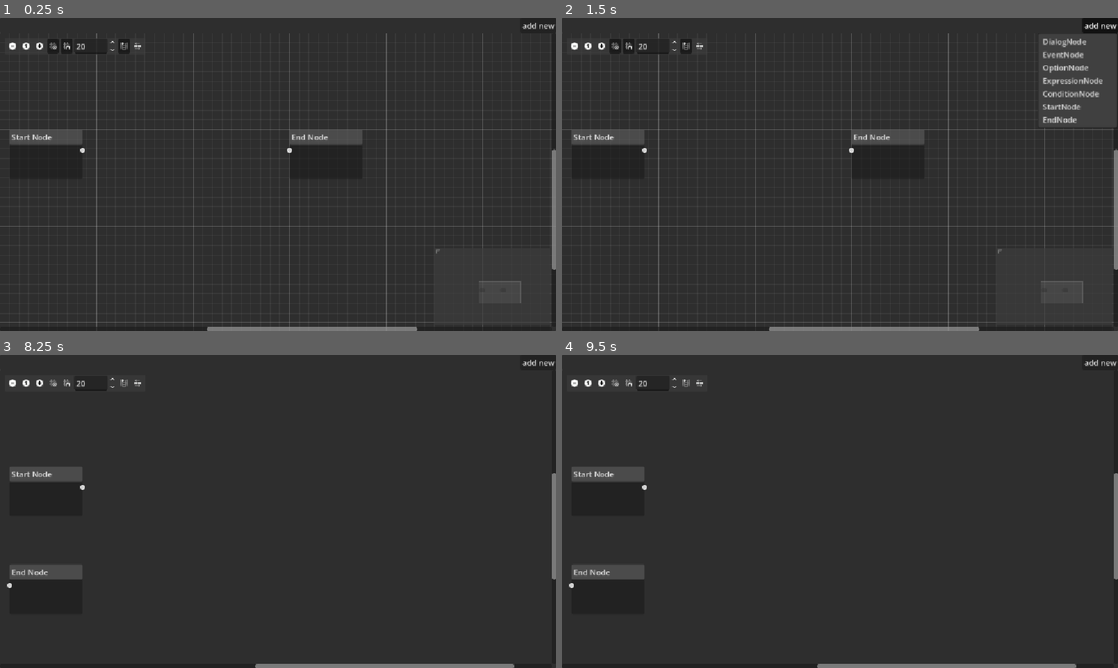
Above: before the commit, frames 1-4 (two rows, left to right).
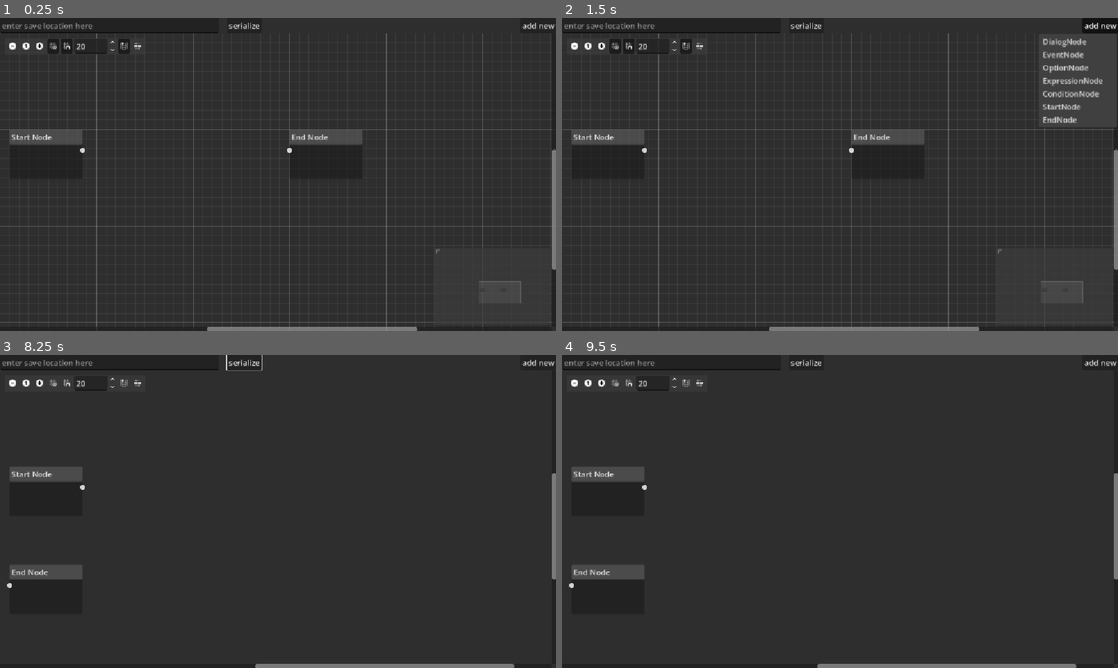
Above: after the commit, the same moments.

Repository: master172/NewDialogueSystem
Game: Godot game, scene res://src/editor/dialog_editor.tscn
Same seed, same stepped clock (60 frames per second), same inputs: the game is played once before the commit and once after it. The project has no main scene, so this scene is started directly.
Inputs (mouse positions are in pixels of both pictures, inside the frame that each line leads up to):
- Up to frame 1 (0.25 s): no input
- Up to frame 2 (1.5 s): click (806, 24) at 0.5 s, where only the run after the commit has a clickable "serialize"; click "add new" at 1.25 s
- Up to frame 3 (8.25 s): click "add new" at 2 s; click (11, 383) at 2.75 s; click (38, 383) at 3.5 s; click (55, 383) at 4.25 s; click (66, 383) at 5 s; click (122, 383) at 5.75 s; click (139, 383) at 6.5 s; click (27, 383) at 7.25 s; tap Enter (ui_accept) at 8 s; hold Up (ui_up) from 8.03 s (still down)
- Up to frame 4 (9.5 s): tap Enter (ui_accept) at 8.27, 8.75, 9.02 s; release Up (ui_up) at 8.78 s; hold Down (ui_down) from 8.78 s (still down)

The runs differ from the first frame. In frame 1, 0.4% of the frame differs, in the area x 0-47%, y 1-5%; in frame 2, 0.4%; in frame 3, 0.4%, in the area x 0-48%, y 0-6%; in frame 4, 0.4%.

Commit message:
make the editor be able to seralize and save the graph

Diff:
--- a/src/editor/DialogueNodes/components/option.gd
+++ b/src/editor/DialogueNodes/components/option.gd
@@ -4,6 +4,8 @@
 @export var option_text: LineEdit
 @export var visible_condition: CodeEdit
 @export var disabled_condition: CodeEdit
+
+var assigned_option:int
 
 func serialize()->DialogueOptionResource:
 	var option:DialogueOptionResource = DialogueOptionResource.new()
--- a/src/editor/DialogueNodes/condition_node.gd
+++ b/src/editor/DialogueNodes/condition_node.gd
@@ -6,3 +6,16 @@
 	var condition_node:DialogueConditionNode = DialogueConditionNode.new()
 	condition_node.conditon = code_edit.text
 	return condition_node
+
+func get_connections(name_to_index:Dictionary[StringName,int],connection_map:Array[Dictionary])->Array[DialogueConnection]:
+	var connections:Array[DialogueConnection] = []
+	for i:Dictionary in connection_map:
+		if i["from_node"] == self.name:
+			var connection:DialogueConnection = DialogueConnection.new()
+			connection.from_id = name_to_index[self.name]
+			connection.from_port = i["from_port"]
+			connection.to_id = name_to_index[i["to_node"]]
+			connection.to_port = i["to_port"]
+			connections.append(connection)
+
+	return connections
--- a/src/editor/DialogueNodes/dialogue_editor_node.gd
+++ b/src/editor/DialogueNodes/dialogue_editor_node.gd
@@ -2,3 +2,14 @@
 class_name DialogueEditorNode
 
 @abstract func seralize()->BaseDialogueNode
+
+func get_connections(name_to_index:Dictionary[StringName,int],connection_map:Array[Dictionary])->Array[DialogueConnection]:
+	var connection:DialogueConnection = DialogueConnection.new()
+	connection.from_id = name_to_index[self.name]
+	connection.from_port = 0
+	for i:Dictionary in connection_map:
+		if i["from_node"] == self.name:
+			connection.to_id = name_to_index[i["to_node"]]
+			connection.to_port = i["to_port"]
+			return [connection]
+	return [connection]
--- a/src/editor/DialogueNodes/end_node.gd
+++ b/src/editor/DialogueNodes/end_node.gd
@@ -3,3 +3,6 @@
 func seralize()->BaseDialogueNode:
 	var end_node:DialogueEndNode = DialogueEndNode.new()
 	return end_node
+
+func get_connections(name_to_index:Dictionary[StringName,int],connection_map:Array[Dictionary])->Array[DialogueConnection]:
+	return []
--- a/src/editor/DialogueNodes/option_node.gd
+++ b/src/editor/DialogueNodes/option_node.gd
@@ -3,11 +3,28 @@
 @export var option: PackedScene
 
 var options:Array[DialogueEditorOption]=[]
+
+var next_id:int = 1
+var free_ids:Array[int]
+
+func get_current_id()->int:
+	if not free_ids.is_empty():
+		return free_ids.pop_back()
+
+	var id:int = next_id
+	next_id += 1
+	return id
+
+func free_id(id:int)->void:
+	free_ids.push_back(id)
+
 func _on_add_option_button_pressed() -> void:
 	var new_child:DialogueEditorOption = option.instantiate()
 	add_child(new_child,true)
+	var id:int = get_current_id()
+
 	set_slot(
-		get_child_count()-1,
+		id,
 		false,
 		0,
 		Color.WHITE,
@@ -15,7 +32,13 @@
 		0,
 		Color.WHITE,
 		)
+	new_child.assigned_option = id
 	options.append(new_child)
+	new_child.tree_exiting.connect(deallocate_id.bind(new_child))
+
+func deallocate_id(node:DialogueEditorOption)->void:
+	free_ids.push_back(node.assigned_option)
+	options.erase(node)
 
 func seralize()->BaseDialogueNode:
 	var option_node:DialogueOptionsNode = DialogueOptionsNode.new()
@@ -23,3 +46,16 @@
 		option_node.options.append(i.serialize())
 
 	return option_node
+
+func get_connections(name_to_index:Dictionary[StringName,int],connection_map:Array[Dictionary])->Array[DialogueConnection]:
+	var connections:Array[DialogueConnection] = []
+	for i:Dictionary in connection_map:
+		if i["from_node"] == self.name:
+			var connection:DialogueConnection = DialogueConnection.new()
+			connection.from_id = name_to_index[self.name]
+			connection.from_port = i["from_port"]
+			connection.to_id = name_to_index[i["to_node"]]
+			connection.to_port = i["to_port"]
+			connections.append(connection)
+
+	return connections
--- a/src/editor/dialog_editor.gd
+++ b/src/editor/dialog_editor.gd
@@ -1,5 +1,8 @@
 extends Control
 
+#TODO add loading these dialog graphs
+#requires converting a dialog grpah to a series of nodes and connections
+#and also a variable editor interface
 func _ready() -> void:
 	pass # Replace with function body.
 
--- a/src/editor/dialog_editor.tscn
+++ b/src/editor/dialog_editor.tscn
@@ -32,9 +32,9 @@
 [node name="ToolBarPanel" type="PanelContainer" parent="MainContainer" unique_id=1278189428]
 layout_mode = 2
 
-[node name="ToolBar" type="HBoxContainer" parent="MainContainer/ToolBarPanel" unique_id=357441540 node_paths=PackedStringArray("graph_edit", "add_button")]
+[node name="ToolBar" type="HBoxContainer" parent="MainContainer/ToolBarPanel" unique_id=357441540 node_paths=PackedStringArray("graph_edit", "add_button", "save_location")]
 layout_mode = 2
-alignment = 2
+theme_override_constants/separation = 16
 script = ExtResource("3_rhdo2")
 dialogue_node = ExtResource("2_t3hdj")
 event_node = ExtResource("4_kch8h")
@@ -45,9 +45,21 @@
 start_node = ExtResource("5_kkov0")
 graph_edit = NodePath("../../GraphEdit")
 add_button = NodePath("Button")
+save_location = NodePath("SaveLocation")
+
+[node name="SaveLocation" type="LineEdit" parent="MainContainer/ToolBarPanel/ToolBar" unique_id=277799374]
+custom_maximum_size = Vector2(454, -1)
+layout_mode = 2
+size_flags_horizontal = 3
+placeholder_text = "enter save location here"
+
+[node name="Seralize" type="Button" parent="MainContainer/ToolBarPanel/ToolBar" unique_id=1451819486]
+layout_mode = 2
+text = "serialize"
 
 [node name="Button" type="MenuButton" parent="MainContainer/ToolBarPanel/ToolBar" unique_id=973294961]
 layout_mode = 2
+size_flags_horizontal = 10
 text = "add new"
 flat = false
 
@@ -58,6 +70,8 @@
 _end_node = ExtResource("4_3k7dn")
 _start_node = ExtResource("5_kkov0")
 
+[connection signal="seralize" from="MainContainer/ToolBarPanel/ToolBar" to="MainContainer/GraphEdit" method="_on_tool_bar_seralize"]
+[connection signal="pressed" from="MainContainer/ToolBarPanel/ToolBar/Seralize" to="MainContainer/ToolBarPanel/ToolBar" method="_on_seralize_pressed"]
 [connection signal="connection_request" from="MainContainer/GraphEdit" to="MainContainer/GraphEdit" method="_on_connection_request"]
 [connection signal="connection_to_empty" from="MainContainer/GraphEdit" to="MainContainer/GraphEdit" method="_on_connection_to_empty"]
 [connection signal="delete_nodes_request" from="MainContainer/GraphEdit" to="MainContainer/GraphEdit" method="_on_delete_nodes_request"]
--- a/src/editor/graph_edit.gd
+++ b/src/editor/graph_edit.gd
@@ -9,6 +9,11 @@
 
 func _ready() -> void:
 	_prepare()
+
+var current_graph:DialogueGraph
+
+#TODO a lot of ux improvemnts making sure output ports can only have a single connection
+#copy paste duplicate and cut, alongside frames and right click addition
 
 func _prepare()->void:
 	var start_node:GraphNode = _start_node.instantiate()
@@ -85,3 +90,22 @@
 				connection.to_port
 			)
 			return
+
+func _serialize()->DialogueGraph:
+	var connection_list:Array[Dictionary] = get_connection_list()
+	var graph:DialogueGraph = DialogueGraph.new()
+
+	for i:Node in get_children():
+		if not i is DialogueEditorNode:
+			continue
+		i = i as DialogueEditorNode
+		var node:BaseDialogueNode = i.seralize()
+		node.id = node_to_index[i.name]
+		graph.dialogs.append(node)
+		graph.connections.append_array(i.get_connections(node_to_index,connection_list))
+
+
+	return graph
+
+func _on_tool_bar_seralize(save_location:String) -> void:
+	ResourceSaver.save(_serialize(),save_location)
--- a/src/editor/tool_bar.gd
+++ b/src/editor/tool_bar.gd
@@ -16,6 +16,7 @@
 
 @export_group("Tools")
 @export var add_button: MenuButton
+@export var save_location: LineEdit
 
 @onready var options_map:Dictionary[int,Dictionary] = {
 	0:{
@@ -48,6 +49,9 @@
 	}
 
 }
+
+signal seralize(save_location:String)
+
 # Called when the node enters the scene tree for the first time.
 func _ready() -> void:
 	add_button.get_popup().id_pressed.connect(_on_id_pressed)
@@ -61,3 +65,7 @@
 
 func _on_id_pressed(id:int)->void:
 	graph_edit.add_new_node(options_map[id]["node"])
+
+
+func _on_seralize_pressed() -> void:
+	seralize.emit(save_location.text)
--- a/src/script_templates/dialogue_nodes/core_nodes/dialogue_options_node.gd
+++ b/src/script_templates/dialogue_nodes/core_nodes/dialogue_options_node.gd
@@ -4,8 +4,6 @@
 var _is_finished:bool = false
 var _selected_option:int = -1
 
-#TODO instead of passing plain text pass resources that can hold stuff like disabled,
-#icons etc
 @export var options:Array[DialogueOptionResource] = []
 
 var _visible_options:PackedInt32Array = []
--- /dev/null
+++ b/tests/1.tres
@@ -0,0 +1,70 @@
+[gd_resource type="Resource" script_class="DialogueGraph" format=3 uid="uid://ctkaj7mekflfu"]
+
+[ext_resource type="Script" uid="uid://kmkx5sr24rw0" path="res://src/script_templates/runtime_resources/dialogue_connection.gd" id="1_41uqq"]
+[ext_resource type="Script" uid="uid://ca4cj7ke8toq5" path="res://src/script_templates/dialogue_nodes/base_dialogue_node.gd" id="2_1slov"]
+[ext_resource type="Script" uid="uid://7qj2hmgyvpgm" path="res://src/script_templates/dialogue_nodes/control_nodes/dialogue_start_node.gd" id="3_wllnw"]
+[ext_resource type="Script" uid="uid://cygu50gsf0nyi" path="res://src/script_templates/transaction_resources/dialogue_option_resource.gd" id="4_8jp6p"]
+[ext_resource type="Script" uid="uid://b6efois10qsd0" path="res://src/script_templates/dialogue_nodes/core_nodes/dialogue_options_node.gd" id="5_wypmr"]
+[ext_resource type="Script" uid="uid://cv6pccyh4t72n" path="res://src/script_templates/dialogue_nodes/control_nodes/dialogue_end_node.gd" id="6_cgne1"]
+[ext_resource type="Script" uid="uid://ce2qfikhk5avg" path="res://src/script_templates/dialogue_nodes/core_nodes/dialogue_text_node.gd" id="7_mrgsg"]
+[ext_resource type="Script" uid="uid://5rcpd6ha7bfx" path="res://src/script_templates/runtime_resources/dialogue_graph.gd" id="8_b6jru"]
+
+[sub_resource type="Resource" id="Resource_os1cm"]
+script = ExtResource("1_41uqq")
+to_id = 2
+
+[sub_resource type="Resource" id="Resource_fcyy2"]
+script = ExtResource("1_41uqq")
+from_id = 2
+to_id = 3
+
+[sub_resource type="Resource" id="Resource_jbbjk"]
+script = ExtResource("1_41uqq")
+from_id = 2
+from_port = 1
+to_id = 4
+
+[sub_resource type="Resource" id="Resource_wbrli"]
+script = ExtResource("1_41uqq")
+from_id = 3
+to_id = 1
+
+[sub_resource type="Resource" id="Resource_xd30c"]
+script = ExtResource("1_41uqq")
+from_id = 4
+to_id = 1
+
+[sub_resource type="Resource" id="Resource_ommpi"]
+script = ExtResource("3_wllnw")
+
+[sub_resource type="Resource" id="Resource_krqv4"]
+script = ExtResource("4_8jp6p")
+text = "1"
+
+[sub_resource type="Resource" id="Resource_s3vet"]
+script = ExtResource("4_8jp6p")
+text = "2"
+
+[sub_resource type="Resource" id="Resource_a6viq"]
+script = ExtResource("5_wypmr")
+options = Array[ExtResource("4_8jp6p")]([SubResource("Resource_krqv4"), SubResource("Resource_s3vet")])
+id = 2
+
+[sub_resource type="Resource" id="Resource_u2i11"]
+script = ExtResource("6_cgne1")
+id = 1
+
+[sub_resource type="Resource" id="Resource_lp3rl"]
+script = ExtResource("7_mrgsg")
+text = "1"
+id = 3
+
+[sub_resource type="Resource" id="Resource_lau4w"]
+script = ExtResource("7_mrgsg")
+text = "2"
+id = 4
+
+[resource]
+script = ExtResource("8_b6jru")
+dialogs = Array[ExtResource("2_1slov")]([SubResource("Resource_ommpi"), SubResource("Resource_a6viq"), SubResource("Resource_u2i11"), SubResource("Resource_lp3rl"), SubResource("Resource_lau4w")])
+connections = Array[ExtResource("1_41uqq")]([SubResource("Resource_os1cm"), SubResource("Resource_fcyy2"), SubResource("Resource_jbbjk"), SubResource("Resource_wbrli"), SubResource("Resource_xd30c")])
--- /dev/null
+++ b/tests/1_args.tres
@@ -0,0 +1,10 @@
+[gd_resource type="Resource" script_class="DialogueArgumentList" format=3 uid="uid://cakuhpicbxg33"]
+
+[ext_resource type="Script" uid="uid://bqmkcwnow8e41" path="res://src/script_templates/transaction_resources/dialogue_arguement_list.gd" id="1_ogjj0"]
+
+[resource]
+script = ExtResource("1_ogjj0")
+args = Dictionary[String, Variant]({
+"name": "Swirtez"
+})
+metadata/_custom_type_script = "uid://bqmkcwnow8e41"
--- /dev/null
+++ b/tests/2.tres
@@ -0,0 +1,34 @@
+[gd_resource type="Resource" script_class="DialogueGraph" format=3 uid="uid://c3cn342qhy4w6"]
+
+[ext_resource type="Script" uid="uid://kmkx5sr24rw0" path="res://src/script_templates/runtime_resources/dialogue_connection.gd" id="1_o1f5t"]
+[ext_resource type="Script" uid="uid://ca4cj7ke8toq5" path="res://src/script_templates/dialogue_nodes/base_dialogue_node.gd" id="2_1xr7b"]
+[ext_resource type="Script" uid="uid://7qj2hmgyvpgm" path="res://src/script_templates/dialogue_nodes/control_nodes/dialogue_start_node.gd" id="3_7oeam"]
+[ext_resource type="Script" uid="uid://cqifhr1yddokl" path="res://src/script_templates/dialogue_nodes/core_nodes/dialogue_event_node.gd" id="4_nk7g6"]
+[ext_resource type="Script" uid="uid://cv6pccyh4t72n" path="res://src/script_templates/dialogue_nodes/control_nodes/dialogue_end_node.gd" id="5_p3gox"]
+[ext_resource type="Script" uid="uid://5rcpd6ha7bfx" path="res://src/script_templates/runtime_resources/dialogue_graph.gd" id="6_uy3ip"]
+
+[sub_resource type="Resource" id="Resource_bryua"]
+script = ExtResource("1_o1f5t")
+to_id = 2
+
+[sub_resource type="Resource" id="Resource_3i700"]
+script = ExtResource("1_o1f5t")
+from_id = 2
+to_id = 1
+
+[sub_resource type="Resource" id="Resource_gm22g"]
+script = ExtResource("3_7oeam")
+
+[sub_resource type="Resource" id="Resource_sbywa"]
+script = ExtResource("4_nk7g6")
+event_name = "test_event"
+id = 2
+
+[sub_resource type="Resource" id="Resource_ceply"]
+script = ExtResource("5_p3gox")
+id = 1
+
+[resource]
+script = ExtResource("6_uy3ip")
+dialogs = Array[ExtResource("2_1xr7b")]([SubResource("Resource_gm22g"), SubResource("Resource_sbywa"), SubResource("Resource_ceply")])
+connections = Array[ExtResource("1_o1f5t")]([SubResource("Resource_bryua"), SubResource("Resource_3i700")])
--- /dev/null
+++ b/tests/3.tres
@@ -0,0 +1,215 @@
+[gd_resource type="Resource" script_class="DialogueGraph" format=3 uid="uid://d2ahk76yhpayp"]
+
+[ext_resource type="Script" uid="uid://kmkx5sr24rw0" path="res://src/script_templates/runtime_resources/dialogue_connection.gd" id="1_6fnsa"]
+[ext_resource type="Script" uid="uid://ca4cj7ke8toq5" path="res://src/script_templates/dialogue_nodes/base_dialogue_node.gd" id="2_mhoaj"]
+[ext_resource type="Script" uid="uid://7qj2hmgyvpgm" path="res://src/script_templates/dialogue_nodes/control_nodes/dialogue_start_node.gd" id="3_ovldy"]
+[ext_resource type="Script" uid="uid://ce2qfikhk5avg" path="res://src/script_templates/dialogue_nodes/core_nodes/dialogue_text_node.gd" id="4_k5fi4"]
+[ext_resource type="Script" uid="uid://cygu50gsf0nyi" path="res://src/script_templates/transaction_resources/dialogue_option_resource.gd" id="5_xdulb"]
+[ext_resource type="Script" uid="uid://b6efois10qsd0" path="res://src/script_templates/dialogue_nodes/core_nodes/dialogue_options_node.gd" id="6_xayoj"]
+[ext_resource type="Script" uid="uid://ium3rjdwxfih" path="res://src/script_templates/dialogue_nodes/flow_nodes/dialogue_conditon_node.gd" id="7_sdfer"]
+[ext_resource type="Script" uid="uid://dwhuptrc5ag4b" path="res://src/script_templates/dialogue_nodes/flow_nodes/dialogue_expression_node.gd" id="8_bm0rj"]
+[ext_resource type="Script" uid="uid://cqifhr1yddokl" path="res://src/script_templates/dialogue_nodes/core_nodes/dialogue_event_node.gd" id="9_drwyr"]
+[ext_resource type="Script" uid="uid://cv6pccyh4t72n" path="res://src/script_templates/dialogue_nodes/control_nodes/dialogue_end_node.gd" id="10_7io43"]
+[ext_resource type="Script" uid="uid://5rcpd6ha7bfx" path="res://src/script_templates/runtime_resources/dialogue_graph.gd" id="11_o1ov8"]
+
+[sub_resource type="Resource" id="Resource_1hk6l"]
+script = ExtResource("1_6fnsa")
+to_id = 2
+
+[sub_resource type="Resource" id="Resource_cjfrg"]
+script = ExtResource("1_6fnsa")
+from_id = 2
+to_id = 3
+
+[sub_resource type="Resource" id="Resource_p047p"]
+script = ExtResource("1_6fnsa")
+from_id = 3
+to_id = 4
+
+[sub_resource type="Resource" id="Resource_j5n5j"]
+script = ExtResource("1_6fnsa")
+from_id = 4
+from_port = 2
+to_id = 2
+
+[sub_resource type="Resource" id="Resource_6gsf3"]
+script = ExtResource("1_6fnsa")
+from_id = 4
+from_port = 3
+to_id = 7
+
+[sub_resource type="Resource" id="Resource_ib2l4"]
+script = ExtResource("1_6fnsa")
+from_id = 4
+from_port = 4
+to_id = 8
+
+[sub_resource type="Resource" id="Resource_dx0ai"]
+script = ExtResource("1_6fnsa")
+from_id = 4
+from_port = 1
+to_id = 11
+
+[sub_resource type="Resource" id="Resource_lbabh"]
+script = ExtResource("1_6fnsa")
+from_id = 4
+to_id = 10
+
+[sub_resource type="Resource" id="Resource_iqwj8"]
+script = ExtResource("1_6fnsa")
+from_id = 7
+to_id = 1
+
+[sub_resource type="Resource" id="Resource_wksrx"]
+script = ExtResource("1_6fnsa")
+from_id = 8
+to_id = 1
+
+[sub_resource type="Resource" id="Resource_scm2h"]
+script = ExtResource("1_6fnsa")
+from_id = 12
+from_port = 1
+to_id = 13
+
+[sub_resource type="Resource" id="Resource_wj2ty"]
+script = ExtResource("1_6fnsa")
+from_id = 12
+to_id = 14
+
+[sub_resource type="Resource" id="Resource_ul4ha"]
+script = ExtResource("1_6fnsa")
+from_id = 10
+to_id = 5
+
+[sub_resource type="Resource" id="Resource_qxnm7"]
+script = ExtResource("1_6fnsa")
+from_id = 11
+to_id = 6
+
+[sub_resource type="Resource" id="Resource_43dcm"]
+script = ExtResource("1_6fnsa")
+from_id = 6
+to_id = 12
+
+[sub_resource type="Resource" id="Resource_256p2"]
+script = ExtResource("1_6fnsa")
+from_id = 5
+to_id = 12
+
+[sub_resource type="Resource" id="Resource_h25ye"]
+script = ExtResource("1_6fnsa")
+from_id = 13
+to_id = 9
+
+[sub_resource type="Resource" id="Resource_u73tk"]
+script = ExtResource("1_6fnsa")
+from_id = 9
+to_id = 1
+
+[sub_resource type="Resource" id="Resource_t06cj"]
+script = ExtResource("1_6fnsa")
+from_id = 14
+to_id = 13
+
+[sub_resource type="Resource" id="Resource_kcvr0"]
+script = ExtResource("3_ovldy")
+
+[sub_resource type="Resource" id="Resource_bf1rs"]
+script = ExtResource("4_k5fi4")
+text = "writing a simple dialog to see if this works <page> this time with pagination
+and evaluation [2+2 == 4 and false != true]"
+id = 2
+
+[sub_resource type="Resource" id="Resource_35wua"]
+script = ExtResource("4_k5fi4")
+text = "enter an option"
+id = 3
+
+[sub_resource type="Resource" id="Resource_iv8xd"]
+script = ExtResource("5_xdulb")
+text = "1"
+
+[sub_resource type="Resource" id="Resource_u7u0y"]
+script = ExtResource("5_xdulb")
+text = "2"
+
+[sub_resource type="Resource" id="Resource_23rc5"]
+script = ExtResource("5_xdulb")
+text = "return"
+
+[sub_resource type="Resource" id="Resource_rk7v2"]
+script = ExtResource("5_xdulb")
+text = "invisible option"
+visible_condition = "false"
+
+[sub_resource type="Resource" id="Resource_rth1b"]
+script = ExtResource("5_xdulb")
+text = "disabled condtion"
+disabled_condtion = "true"
+
+[sub_resource type="Resource" id="Resource_5bf8c"]
+script = ExtResource("6_xayoj")
+options = Array[ExtResource("5_xdulb")]([SubResource("Resource_iv8xd"), SubResource("Resource_u7u0y"), SubResource("Resource_23rc5"), SubResource("Resource_rk7v2"), SubResource("Resource_rth1b")])
+id = 4
+
+[sub_resource type="Resource" id="Resource_okbvr"]
+script = ExtResource("4_k5fi4")
+text = "this option is invisible"
+id = 7
+
+[sub_resource type="Resource" id="Resource_mswps"]
+script = ExtResource("4_k5fi4")
+text = "this option is diabled"
+id = 8
+
+[sub_resource type="Resource" id="Resource_g0p6a"]
+script = ExtResource("7_sdfer")
+conditon = "{used.val} == 2"
+id = 12
+
+[sub_resource type="Resource" id="Resource_o275i"]
+script = ExtResource("8_bm0rj")
+expression = "{used.val} = 1"
+id = 10
+
+[sub_resource type="Resource" id="Resource_kvjr3"]
+script = ExtResource("8_bm0rj")
+expression = "{used.val} = 2"
+id = 11
+
+[sub_resource type="Resource" id="Resource_6pt2y"]
+script = ExtResource("4_k5fi4")
+text = "pressed 2 you will get the secret message"
+id = 6
+
+[sub_resource type="Resource" id="Resource_218yt"]
+script = ExtResource("4_k5fi4")
+text = "pressed 1 you will not get the secret message"
+id = 5
+
+[sub_resource type="Resource" id="Resource_x5yra"]
+script = ExtResource("9_drwyr")
+event_name = "test_event"
+arguments = Dictionary[String, Variant]({
+"name": "Swirtez"
+})
+id = 13
+
+[sub_resource type="Resource" id="Resource_0sdl3"]
+script = ExtResource("10_7io43")
+id = 1
+
+[sub_resource type="Resource" id="Resource_lpyat"]
+script = ExtResource("4_k5fi4")
+text = "ending"
+id = 9
+
+[sub_resource type="Resource" id="Resource_vr3iy"]
+script = ExtResource("4_k5fi4")
+text = "you got the secret text used val was {used.val}"
+id = 14
+
+[resource]
+script = ExtResource("11_o1ov8")
+dialogs = Array[ExtResource("2_mhoaj")]([SubResource("Resource_kcvr0"), SubResource("Resource_bf1rs"), SubResource("Resource_35wua"), SubResource("Resource_5bf8c"), SubResource("Resource_okbvr"), SubResource("Resource_mswps"), SubResource("Resource_g0p6a"), SubResource("Resource_o275i"), SubResource("Resource_kvjr3"), SubResource("Resource_6pt2y"), SubResource("Resource_218yt"), SubResource("Resource_x5yra"), SubResource("Resource_0sdl3"), SubResource("Resource_lpyat"), SubResource("Resource_vr3iy")])
+connections = Array[ExtResource("1_6fnsa")]([SubResource("Resource_1hk6l"), SubResource("Resource_cjfrg"), SubResource("Resource_p047p"), SubResource("Resource_j5n5j"), SubResource("Resource_6gsf3"), SubResource("Resource_ib2l4"), SubResource("Resource_dx0ai"), SubResource("Resource_lbabh"), SubResource("Resource_iqwj8"), SubResource("Resource_wksrx"), SubResource("Resource_scm2h"), SubResource("Resource_wj2ty"), SubResource("Resource_ul4ha"), SubResource("Resource_qxnm7"), SubResource("Resource_43dcm"), SubResource("Resource_256p2"), SubResource("Resource_h25ye"), SubResource("Resource_u73tk"), SubResource("Resource_t06cj")])
--- /dev/null
+++ b/tests/4.tres
@@ -0,0 +1,37 @@
+[gd_resource type="Resource" script_class="DialogueGraph" format=3 uid="uid://pw77fsutypoh"]
+
+[ext_resource type="Script" uid="uid://kmkx5sr24rw0" path="res://src/script_templates/runtime_resources/dialogue_connection.gd" id="1_okglm"]
+[ext_resource type="Script" uid="uid://ca4cj7ke8toq5" path="res://src/script_templates/dialogue_nodes/base_dialogue_node.gd" id="2_tda6m"]
+[ext_resource type="Script" uid="uid://7qj2hmgyvpgm" path="res://src/script_templates/dialogue_nodes/control_nodes/dialogue_start_node.gd" id="3_irmrl"]
+[ext_resource type="Script" uid="uid://cqifhr1yddokl" path="res://src/script_templates/dialogue_nodes/core_nodes/dialogue_event_node.gd" id="4_d48kg"]
+[ext_resource type="Script" uid="uid://cv6pccyh4t72n" path="res://src/script_templates/dialogue_nodes/control_nodes/dialogue_end_node.gd" id="5_mykda"]
+[ext_resource type="Script" uid="uid://5rcpd6ha7bfx" path="res://src/script_templates/runtime_resources/dialogue_graph.gd" id="6_opjx4"]
+
+[sub_resource type="Resource" id="Resource_ju7ky"]
+script = ExtResource("1_okglm")
+to_id = 2
+
+[sub_resource type="Resource" id="Resource_nl2a8"]
+script = ExtResource("1_okglm")
+from_id = 2
+to_id = 1
+
+[sub_resource type="Resource" id="Resource_qt86p"]
+script = ExtResource("3_irmrl")
+
+[sub_resource type="Resource" id="Resource_8noll"]
+script = ExtResource("4_d48kg")
+event_name = "test_event"
+arguments = Dictionary[String, Variant]({
+"name": "Swirtez"
+})
+id = 2
+
+[sub_resource type="Resource" id="Resource_qf7dw"]
+script = ExtResource("5_mykda")
+id = 1
+
+[resource]
+script = ExtResource("6_opjx4")
+dialogs = Array[ExtResource("2_tda6m")]([SubResource("Resource_qt86p"), SubResource("Resource_8noll"), SubResource("Resource_qf7dw")])
+connections = Array[ExtResource("1_okglm")]([SubResource("Resource_ju7ky"), SubResource("Resource_nl2a8")])
--- a/tests/BaseDialogoue.tres
+++ b/tests/BaseDialogoue.tres
@@ -125,8 +125,8 @@
 [sub_resource type="Resource" id="Resource_pyjqu"]
 script = ExtResource("7_4vfop")
 event_name = "test_event"
-arguements = Dictionary[String, Variant]({
-"name": "{player.name}"
+arguments = Dictionary[String, Variant]({
+"name": "Swirtez"
 })
 id = 6
 metadata/_custom_type_script = "uid://cqifhr1yddokl"
--- a/tests/dialogue_testing.gd
+++ b/tests/dialogue_testing.gd
@@ -9,6 +9,8 @@
 	dialogue_runtime.event_bus.subscribe("test_event",callback_function)
 	dialogue_runtime.start_dialog(base_dialogue_graph)
 
+func simple_callback()->void:
+	print("reached")
 
 func callback_function(test_data:String)->void:
 	print_debug("got here through event: ",test_data)
--- a/tests/dialogue_testing.tscn
+++ b/tests/dialogue_testing.tscn
@@ -2,7 +2,7 @@
 
 [ext_resource type="Script" uid="uid://ytfl6ka6q3nc" path="res://tests/dialogue_testing.gd" id="1_21ys4"]
 [ext_resource type="PackedScene" uid="uid://dex03s2jhaxx8" path="res://src/runtime/dialogue_runtime.tscn" id="1_j2f88"]
-[ext_resource type="Resource" uid="uid://vx801c0671ul" path="res://tests/BaseDialogoue.tres" id="2_4p0xp"]
+[ext_resource type="Resource" uid="uid://d2ahk76yhpayp" path="res://tests/3.tres" id="2_4p0xp"]
 
 [node name="DialogueTesting" type="Node2D" unique_id=411720287 node_paths=PackedStringArray("dialogue_runtime")]
 script = ExtResource("1_21ys4")
